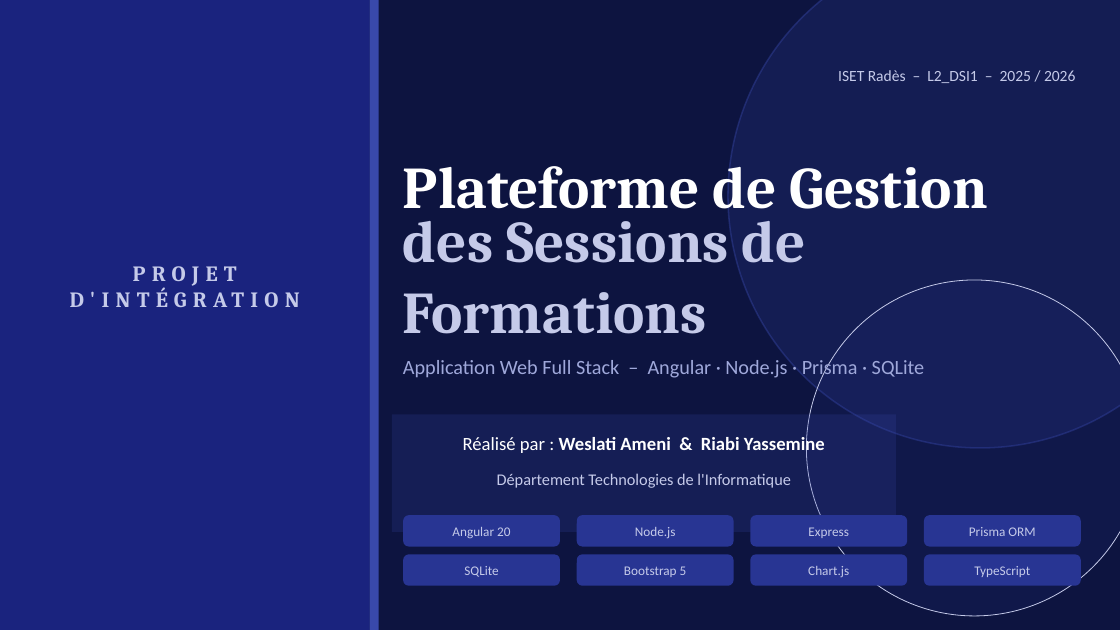
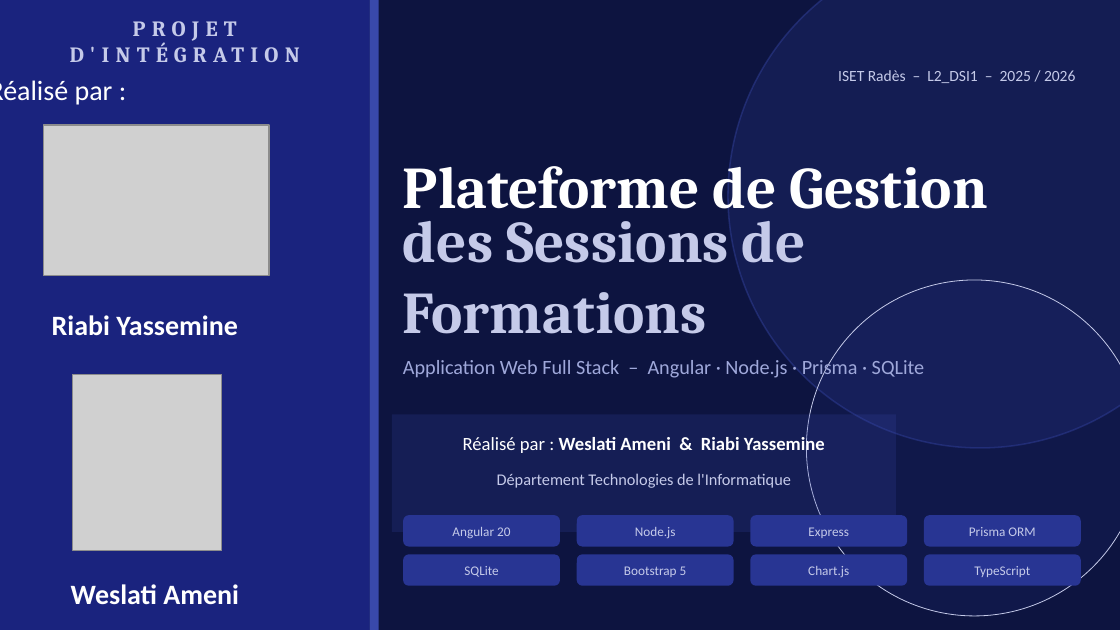
Before and after one commit to riabi-yassmine/Plateforme-de-Gestion-de-Foramations, a slide deck: slide 1 of ISET_Formation.pptx. Drawn at 1120x630 pixels with LibreOffice and Linux fonts; fonts in the diff are those of the drawing; grey boxes stand for pictures. Boxes give left, top, right and bottom in pixels: in the first picture for what was removed or moved away, otherwise in the second. Text is boxed around its words. In the diff, an @@ line names an element or a change of style, - is before the commit and + after.

Commit message:
Ajout de Rapport et modification de presentation

```diff
--- a/ISET_Formation.pptx
+++ b/ISET_Formation.pptx
@@ text "PROJET": place and size @@
-text "PROJET" at <box>70,266,237,307</box>
+text "PROJET" at <box>70,21,237,62</box>
@@ text in rectangle at <box>0,80,239,605</box>: text added @@
+Réalisé par :
+Riabi Yassemine
+Weslati Ameni
@@ picture added at <box>44,125,270,276</box> @@
@@ picture added at <box>73,374,222,550</box> @@
```
Also in this commit, not shown: 3 other files.
